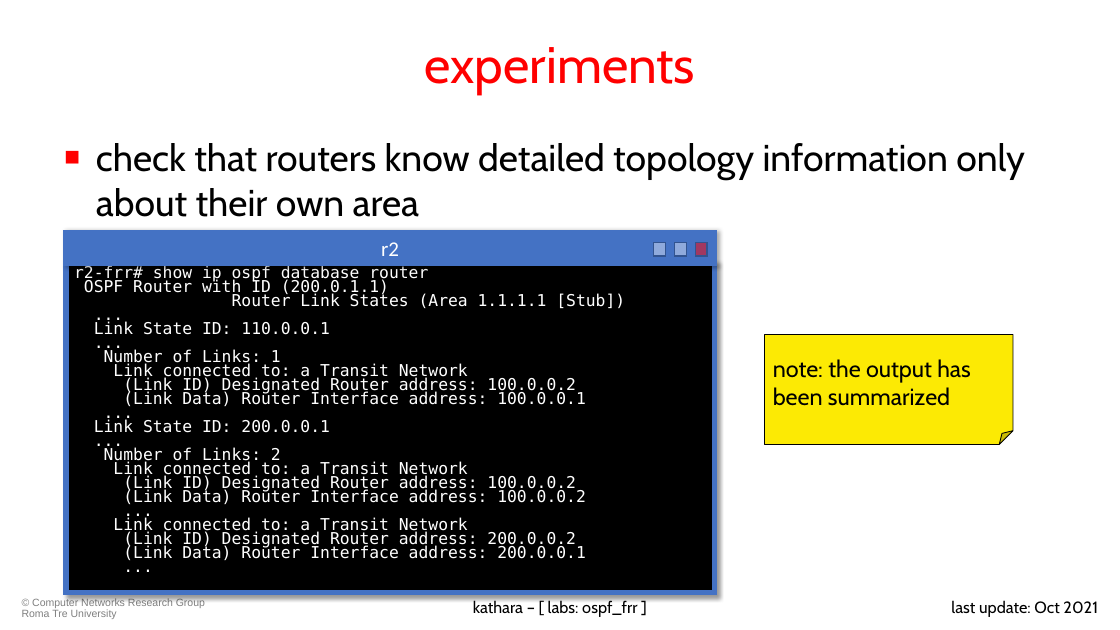
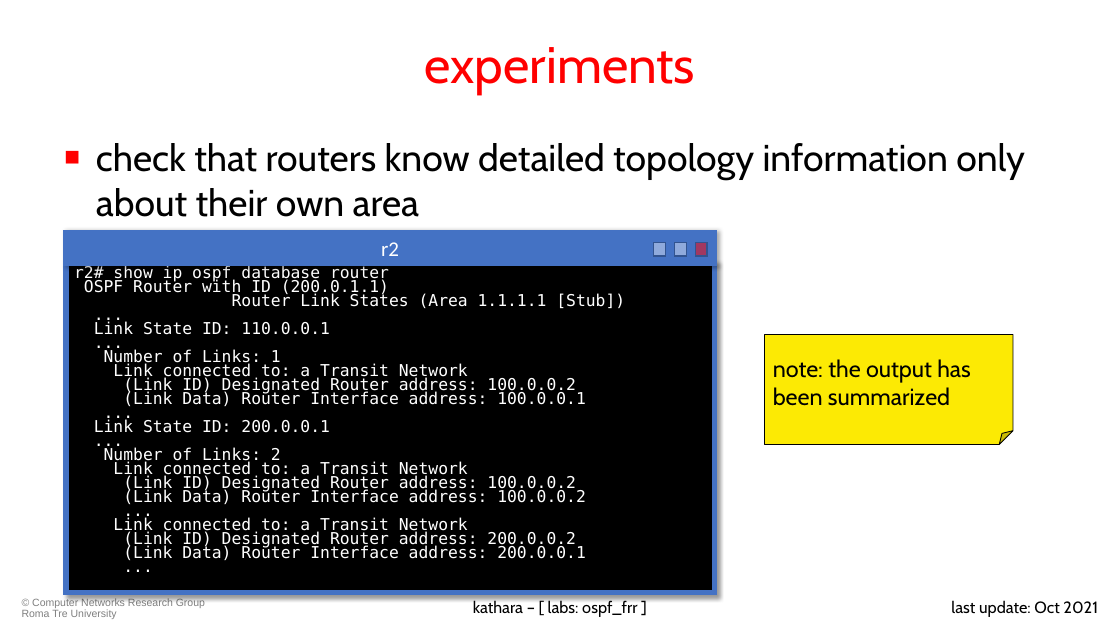
Before and after one commit to KatharaFramework/Kathara-Labs, a slide deck: slide 65 of main-labs/intradomain-routing/frr/ospf/020-kathara-lab_ospf.pptx. Drawn at 1120x630 pixels with LibreOffice and Linux fonts; fonts in the diff are those of the drawing; background and template pictures are left out. Boxes give left, top, right and bottom in pixels: in the first picture for what was removed or moved away, otherwise in the second. Text is boxed around its words. In the diff, an @@ line names an element or a change of style, - is before the commit and + after.

Commit message:
Small changes to ospf

```diff
--- a/main-labs/intradomain-routing/frr/ospf/020-kathara-lab_ospf.pptx
+++ b/main-labs/intradomain-routing/frr/ospf/020-kathara-lab_ospf.pptx
@@ text in rectangle at <box>74,264,389,282</box>: text changed @@
-r2-frr# show ip ospf database router
+r2# show ip ospf database router
```
Also in this commit, not shown: 15 other slides changed, 1 other file.
